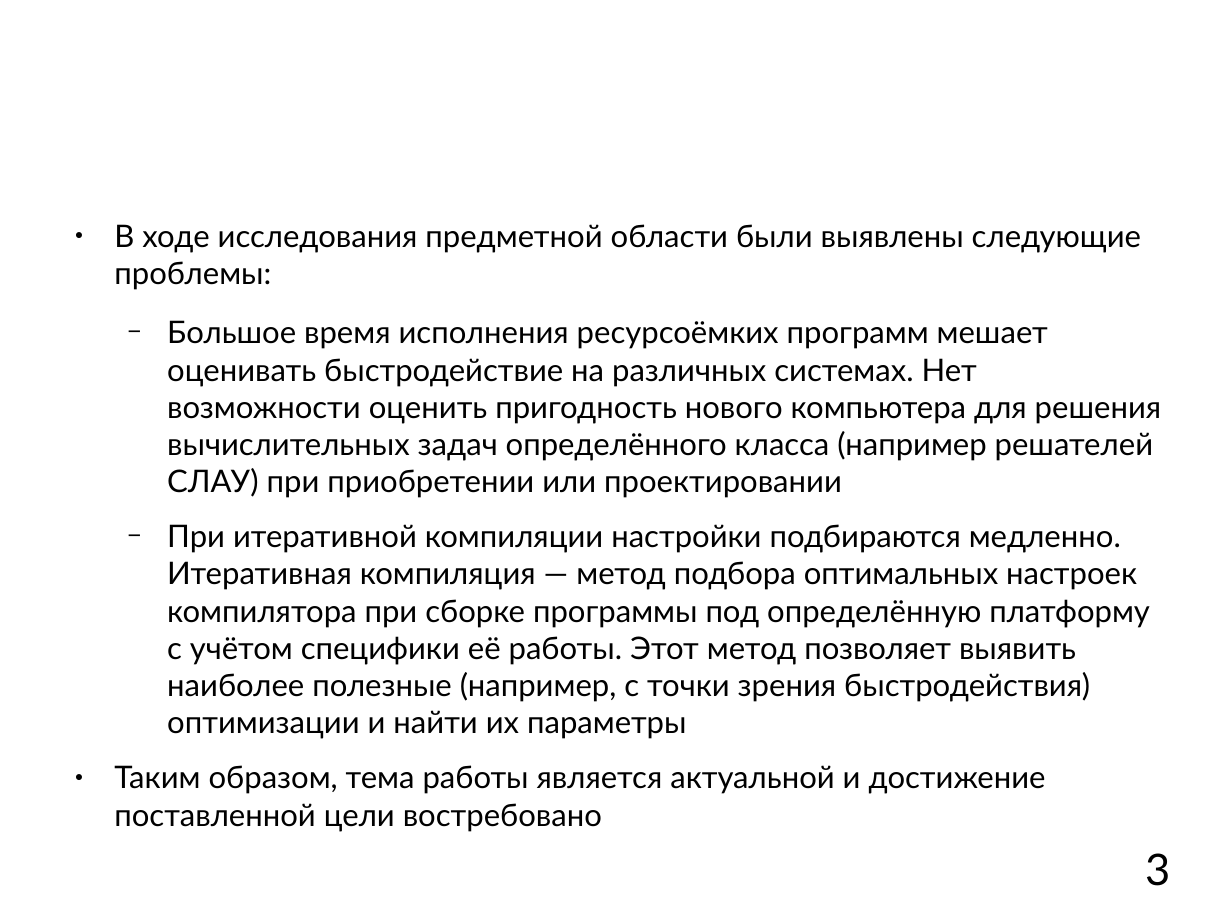
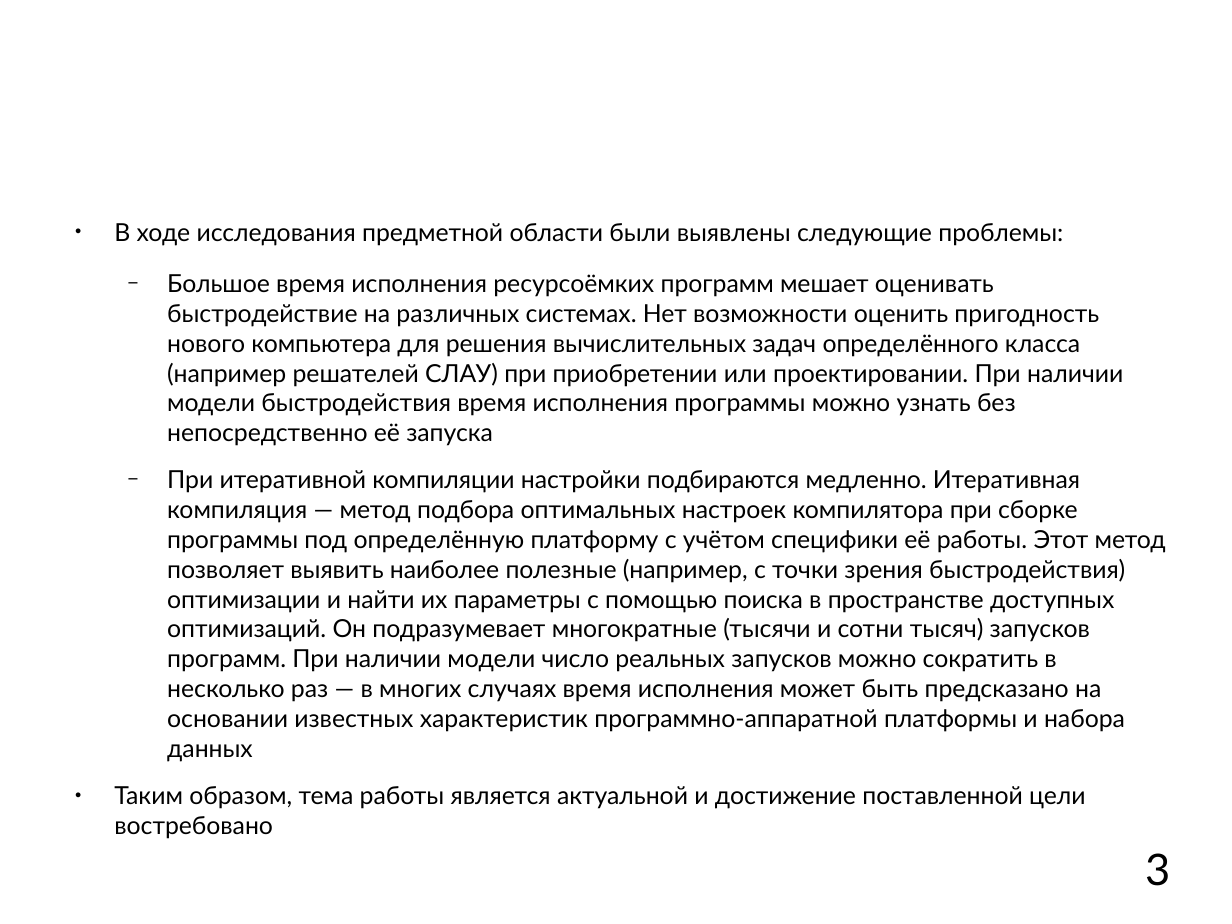
Before and after one commit to mkpankov/adaptor, a slide deck: slide 3 of diploma/defense/brochure.odp. Drawn at 1232x924 pixels with LibreOffice and Linux fonts; fonts in the diff are those of the drawing; background and template pictures are left out. Boxes give left, top, right and bottom in pixels: in the first picture for what was removed or moved away, otherwise in the second. Text is boxed around its words. In the diff, an @@ line names an element or a change of style, - is before the commit and + after.

```diff
--- a/diploma/defense/brochure.odp
+++ b/diploma/defense/brochure.odp
@@ text at <box>114,223,1086,839</box>: size 20 to 16 pt in "В ходе исследования предметной области были выявлены ...", "Таким образом, тема работы является актуальной и ..." @@
@@ text at <box>167,274,1166,762</box>: text changed; size 20 to 16 pt @@
-  − Большое время исполнения ресурсоёмких программ мешает оценивать быстродействие на различных системах. Нет возможности оценить пригодность нового компьютера для решения вычислительных задач определённого класса (например решателей СЛАУ) при приобретении или проектировании
-  − При итеративной компиляции настройки подбираются медленно. Итеративная компиляция — метод подбора оптимальных настроек компилятора при сборке программы под определённую платформу с учётом специфики её работы. Этот метод позволяет выявить наиболее полезные (например, с точки зрения быстродействия) оптимизации и найти их параметры
+  − Большое время исполнения ресурсоёмких программ мешает оценивать быстродействие на различных системах. Нет возможности оценить пригодность нового компьютера для решения вычислительных задач определённого класса (например решателей СЛАУ) при приобретении или проектировании. При наличии модели быстродействия время исполнения программы можно узнать без непосредственно её запуска
+  − При итеративной компиляции настройки подбираются медленно. Итеративная компиляция — метод подбора оптимальных настроек компилятора при сборке программы под определённую платформу с учётом специфики её работы. Этот метод позволяет выявить наиболее полезные (например, с точки зрения быстродействия) оптимизации и найти их параметры с помощью поиска в пространстве доступных оптимизаций. Он подразумевает многократные (тысячи и сотни тысяч) запусков программ. При наличии модели число реальных запусков можно сократить в несколько раз — в многих случаях время исполнения может быть предсказано на основании известных характеристик программно-аппаратной платформы и набора данных
```
Also in this commit, not shown: 4 other slides changed, 4 slides added, 1 slide removed.
